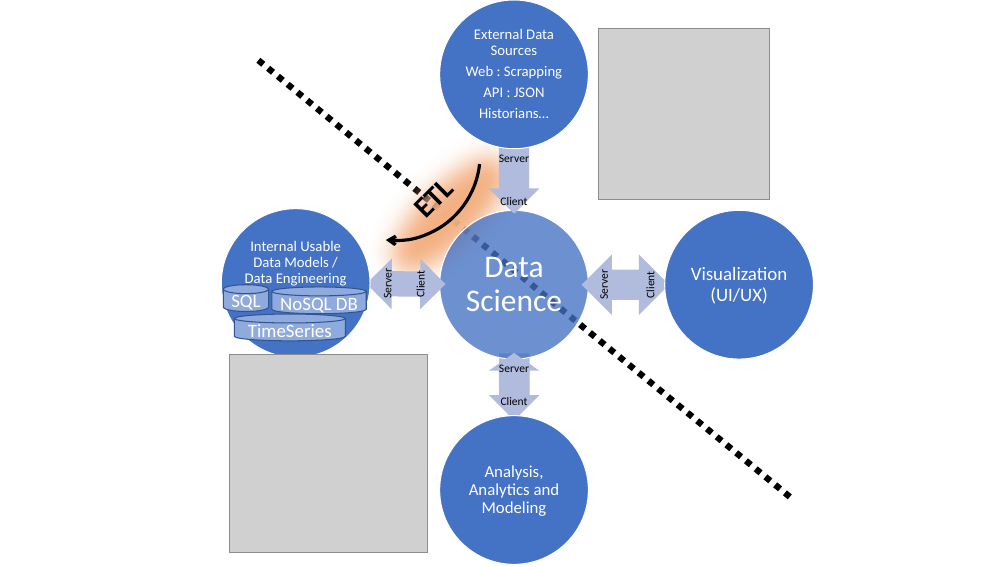
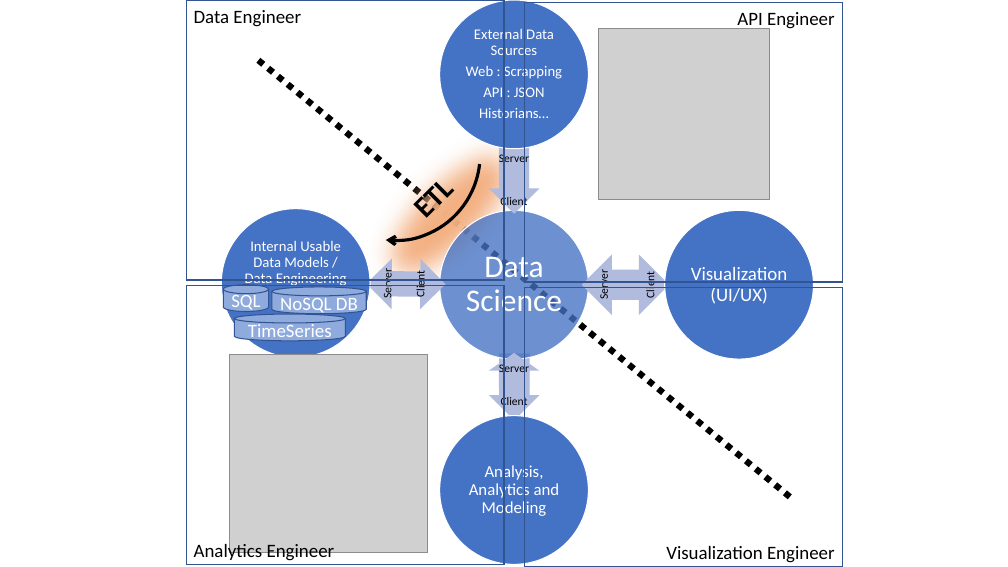
Before and after one commit to abehrman3/GTATL201905DATA3, a slide deck: slide 1 of 01-Excel/1/Supplimental Files/DataScience.pptx. Drawn at 1008x567 pixels with LibreOffice and Linux fonts; fonts in the diff are those of the drawing; grey boxes stand for pictures. Boxes give left, top, right and bottom in pixels: in the first picture for what was removed or moved away, otherwise in the second. Text is boxed around its words. In the diff, an @@ line names an element or a change of style, - is before the commit and + after.

```diff
--- a/01-Excel/1/Supplimental Files/DataScience.pptx
+++ b/01-Excel/1/Supplimental Files/DataScience.pptx
@@ rectangle added at (186, 1, 504, 280), outline #325491 1 pt, 18 pt, text #000000 @@
+Data Engineer
@@ rectangle added at (525, 3, 842, 282), outline #325491 1 pt, 18 pt, text #000000 @@
+API Engineer
@@ rectangle added at (186, 286, 504, 565), outline #325491 1 pt, 18 pt, text #000000 @@
+Analytics Engineer
@@ rectangle added at (525, 288, 842, 567), outline #325491 1 pt, 18 pt, text #000000 @@
+Visualization Engineer
```
Also in this commit, not shown: 1 other file.
